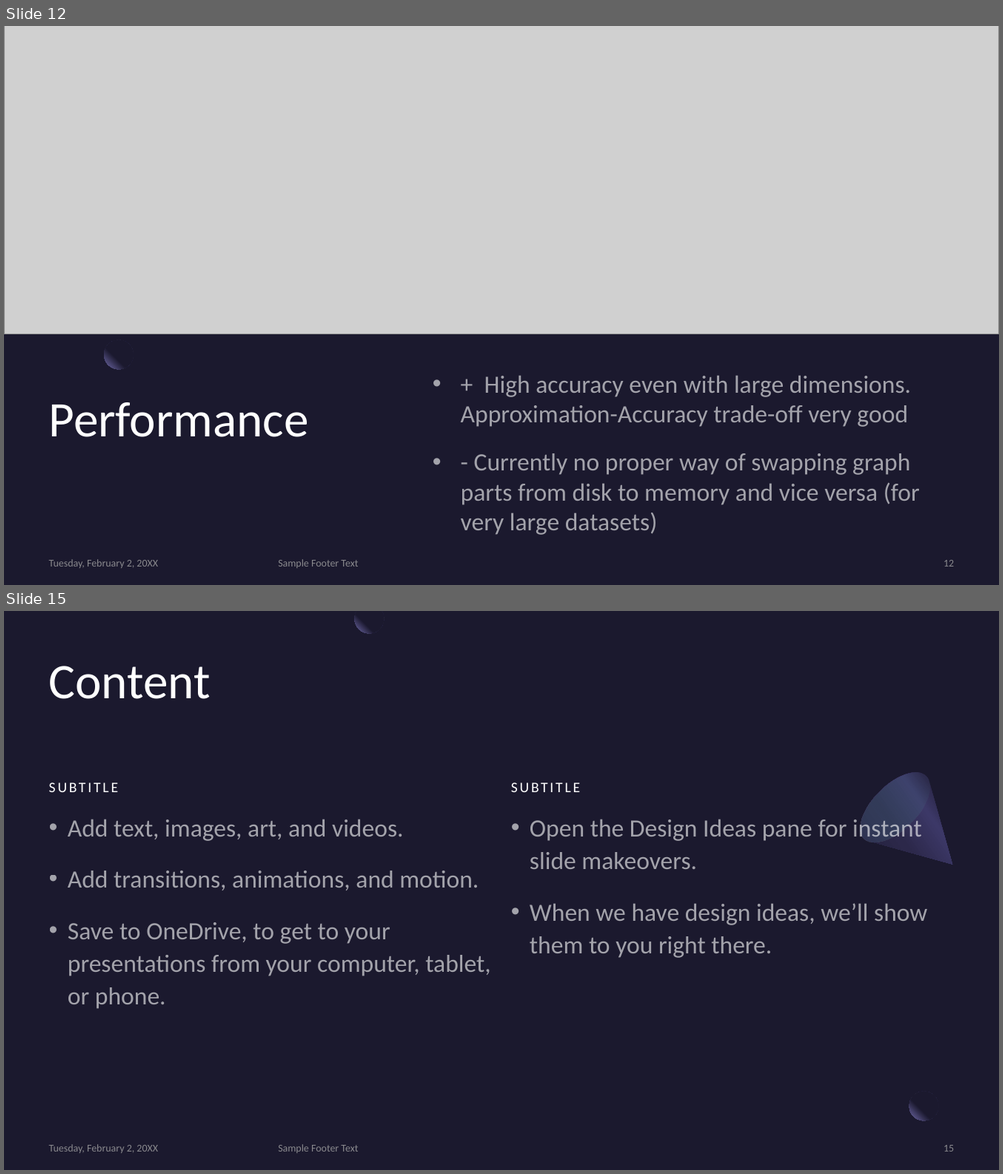
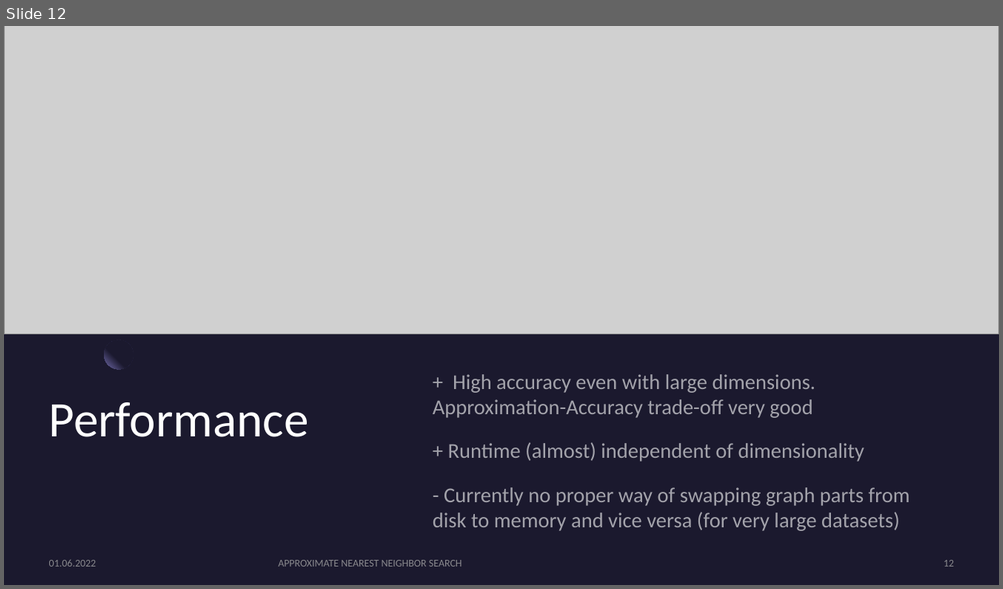
Before and after one commit to Ra0R/approximate-nearest-neighbor, a slide deck: presentation.pptx. Shown one above the other, each under a label of ours: slides 12 and 15 before the commit, slide 12 after it; the slides between them are not shown. The pictures are 1003x1174 and 1003x589 pixels, drawn with LibreOffice and Linux fonts; fonts in the diff are those of the drawing; grey boxes stand for pictures. Boxes give left, top, right and bottom in pixels: in the first picture for what was removed or moved away, otherwise in the second. Text is boxed around its words. In the diff, an @@ line names an element or a change of style, - is before the commit and + after.

```diff
--- a/presentation.pptx
+++ b/presentation.pptx
@@ slide 15 removed at (4, 611, 999, 1170), background #1B192E @@
@@ freeform shape removed at (355, 611, 384, 633) @@
@@ title removed at (49, 666, 210, 699) @@
-Content
@@ freeform shape removed at (848, 760, 983, 896) @@
@@ ellipse removed at (848, 760, 942, 854) @@
@@ text removed at (49, 783, 118, 792) @@
-SUBTITLE
@@ text removed at (511, 783, 580, 792) @@
-SUBTITLE
@@ text removed at (68, 819, 490, 1009) @@
-• Add text, images, art, and videos.
-• Add transitions, animations, and motion.
-• Save to OneDrive, to get to your presentations from your computer, tablet, or phone.
@@ text removed at (529, 816, 927, 958) @@
-• Open the Design Ideas pane for instant slide makeovers.
-• When we have design ideas, we’ll show them to you right there.
@@ ellipse removed at (909, 1092, 938, 1122) @@
@@ rectangle removed at (938, 1086, 969, 1116) @@
@@ text removed at (49, 1145, 158, 1153) @@
-Tuesday, February 2, 20XX
@@ text removed at (278, 1145, 358, 1153) @@
-Sample Footer Text
@@ page number removed at (943, 1145, 953, 1152) @@
-15
@@ slide 12 changed as well @@
@@ text at (432, 375, 910, 531): size 24 to 20.4 pt in "+ High accuracy even with large dimensions. ...", "- Currently no proper way of swapping ..."; bullet • to none @@
@@ text at (448, 443, 865, 462): paragraph added @@
++ Runtime (almost) independent of dimensionality
@@ text at (49, 560, 96, 567): text changed @@
-Tuesday, February 2, 20XX
+01.06.2022
@@ text at (278, 560, 462, 567): text changed @@
-Sample Footer Text
+APPROXIMATE NEAREST NEIGHBOR SEARCH
```
Also in this commit, not shown: 12 other slides changed, 1 slide added, 2 other files.
